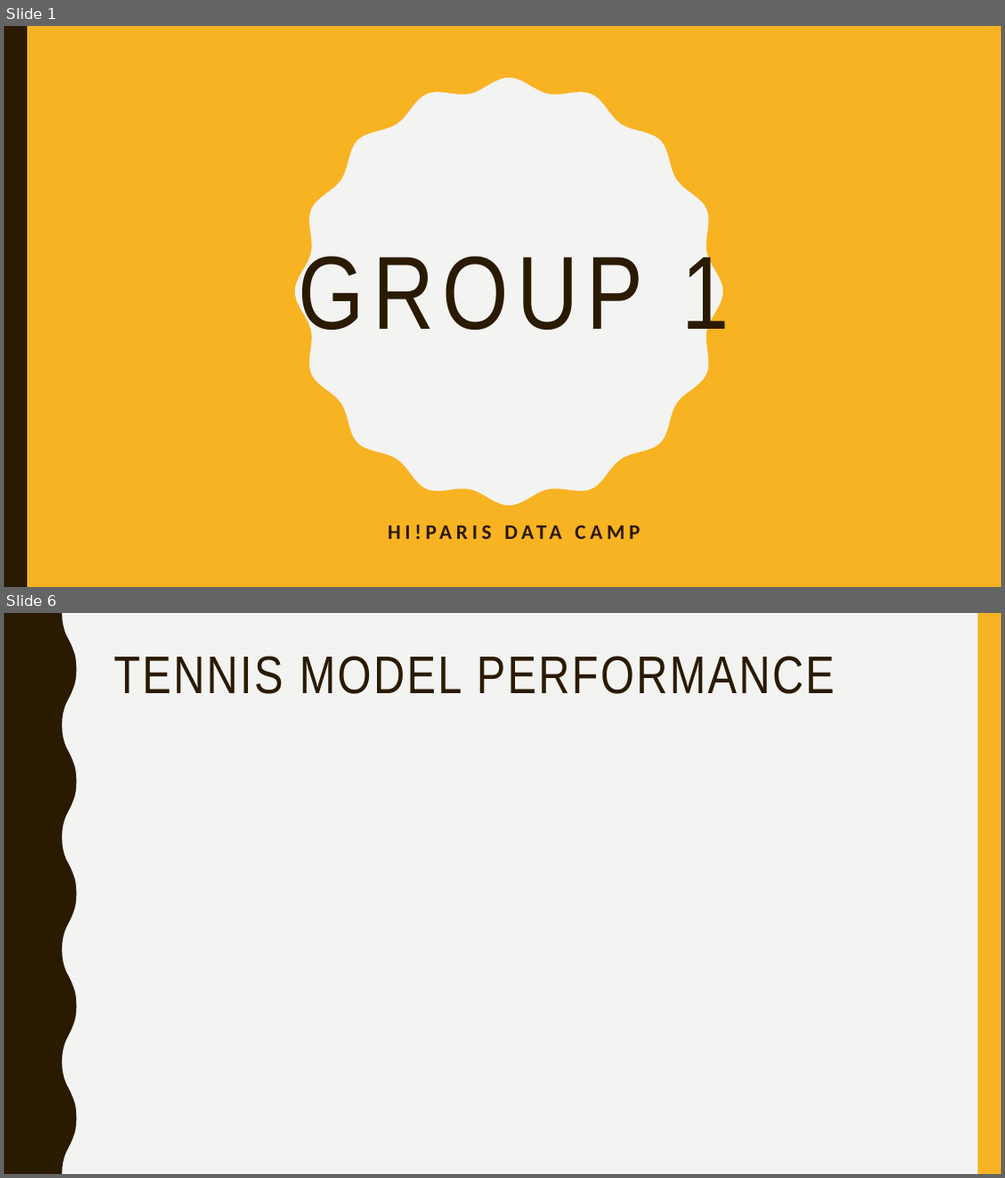
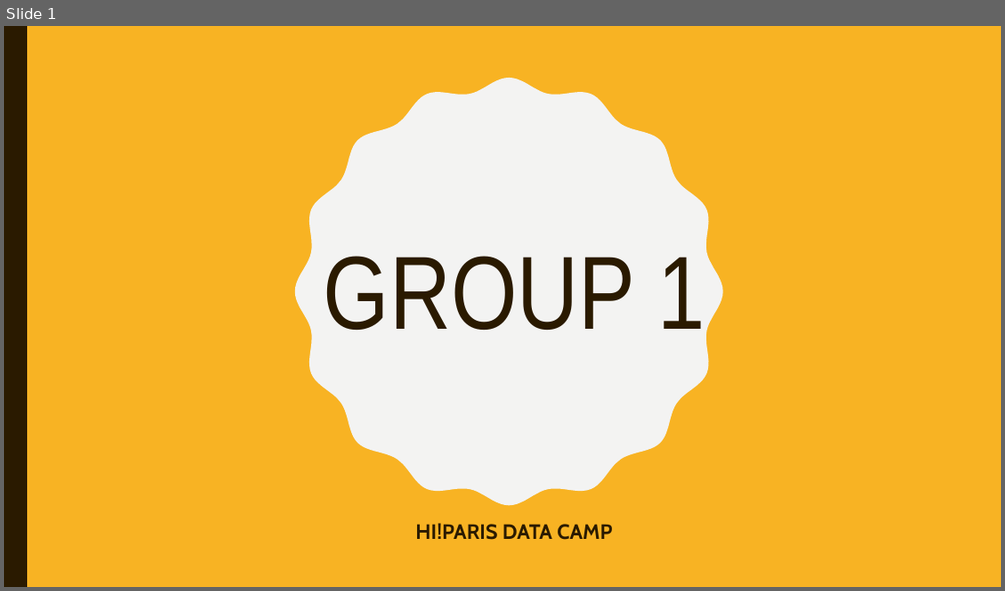
Before and after one commit to waddason/Hi-Paris_bootcamp, a slide deck: 20240830_HIP_DBC_group1.pptx. Shown one above the other, each under a label of ours: slides 1 and 6 before the commit, slide 1 after it; the slides between them are not shown. The pictures are 1005x1178 and 1005x591 pixels, drawn with LibreOffice and Linux fonts; fonts in the diff are those of the drawing; background and template pictures are left out. Boxes give left, top, right and bottom in pixels: in the first picture for what was removed or moved away, otherwise in the second. Text is boxed around its words. In the diff, an @@ line names an element or a change of style, - is before the commit and + after.

```diff
--- a/20240830_HIP_DBC_group1.pptx
+++ b/20240830_HIP_DBC_group1.pptx
@@ slide 6 removed at <box>4,613,1001,1174</box>, background #F3F3F2 @@
@@ freeform shape removed at <box>4,613,77,1174</box> @@
@@ rectangle removed at <box>978,613,1001,1174</box> @@
@@ title removed at <box>113,656,834,694</box> @@
-TENNIS MODEL PERFORMANCE
@@ slide 1 changed as well @@
@@ title "GROUP 1" at <box>324,256,704,329</box>: letter spacing 8 to 0 pt @@
@@ subtitle "HI!PARIS DATA CAMP" at <box>415,523,612,540</box>: font Calibri to Cabin, letter spacing 4 to 0 pt; less space between paragraphs @@
```
Also in this commit, not shown: 1 other slide changed, 6 slides added, 3 other slides removed, 4 other files.
